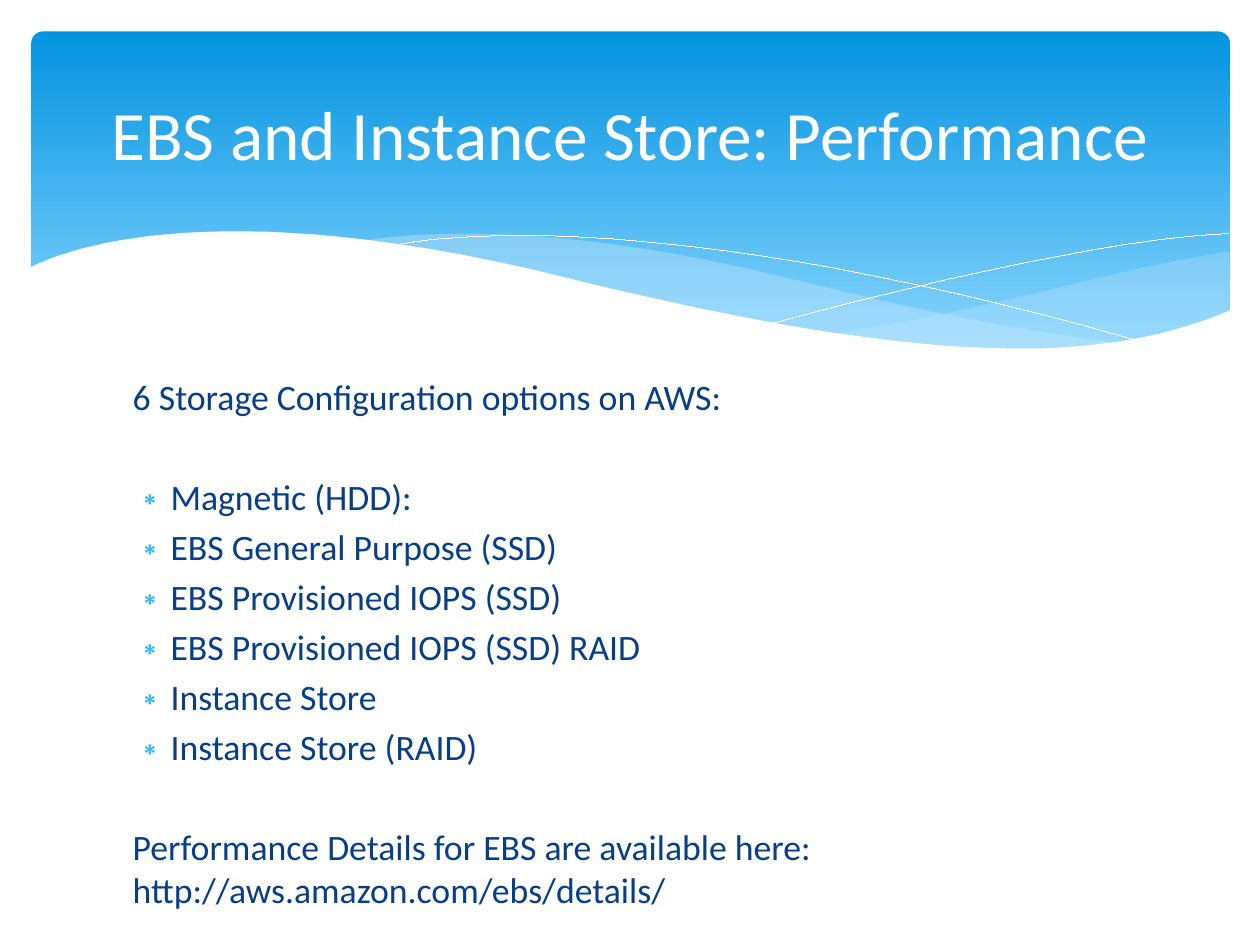
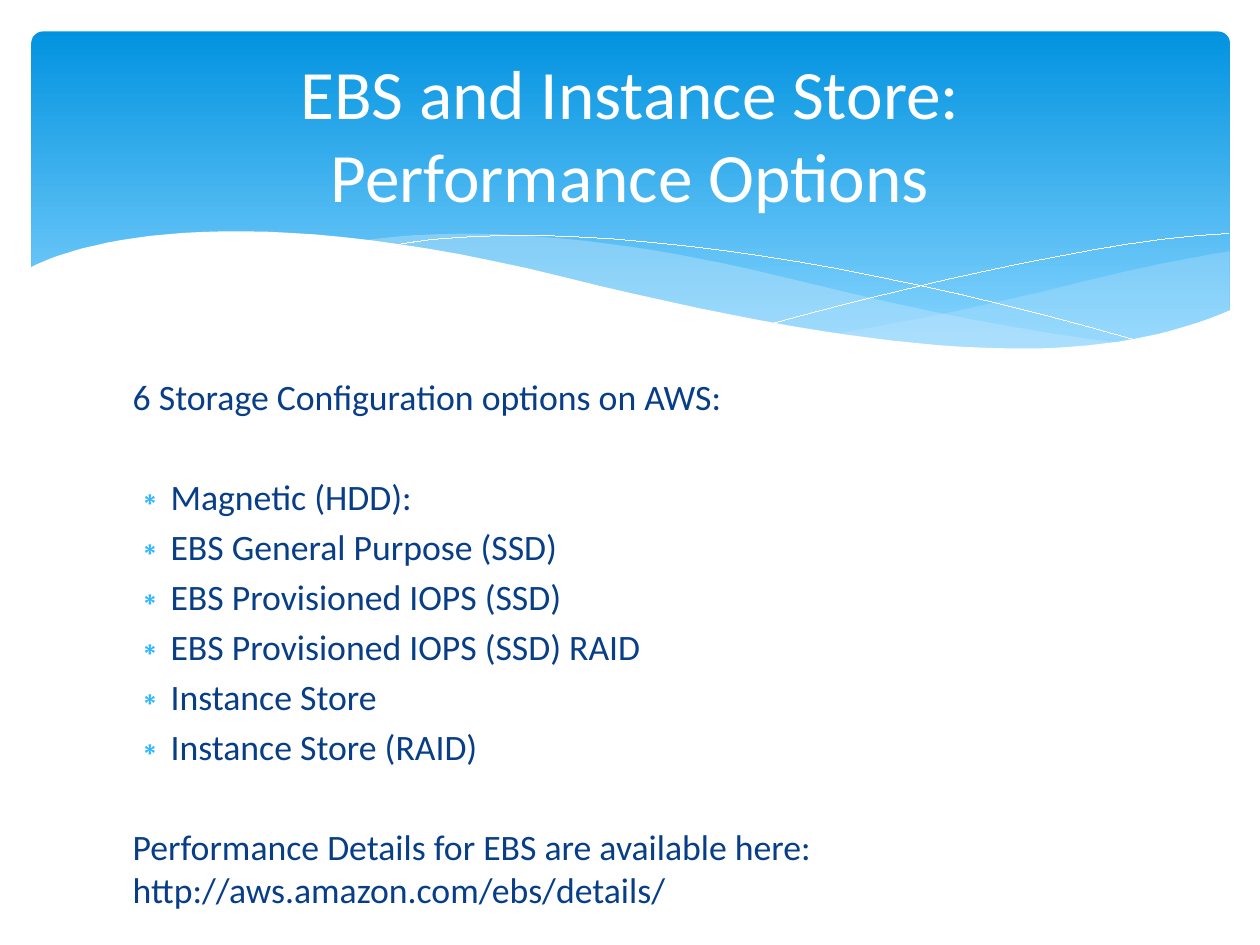
Before and after one commit to cloudavail/awstraining, a slide deck: slide 26 of aws-ec2/aws-ec2.pptx (slide 25 before the commit). Drawn at 1260x945 pixels with LibreOffice and Linux fonts; fonts in the diff are those of the drawing. Boxes give left, top, right and bottom in pixels: in the first picture for what was removed or moved away, otherwise in the second. Text is boxed around its words. In the diff, an @@ line names an element or a change of style, - is before the commit and + after.

```diff
--- a/aws-ec2/aws-ec2.pptx
+++ b/aws-ec2/aws-ec2.pptx
@@ title at (300, 71, 959, 213): text changed @@
-EBS and Instance Store: Performance
+EBS and Instance Store:
+Performance Options
```
Also in this commit, not shown: 1 other slide changed, 5 slides added, 1 slide removed.
